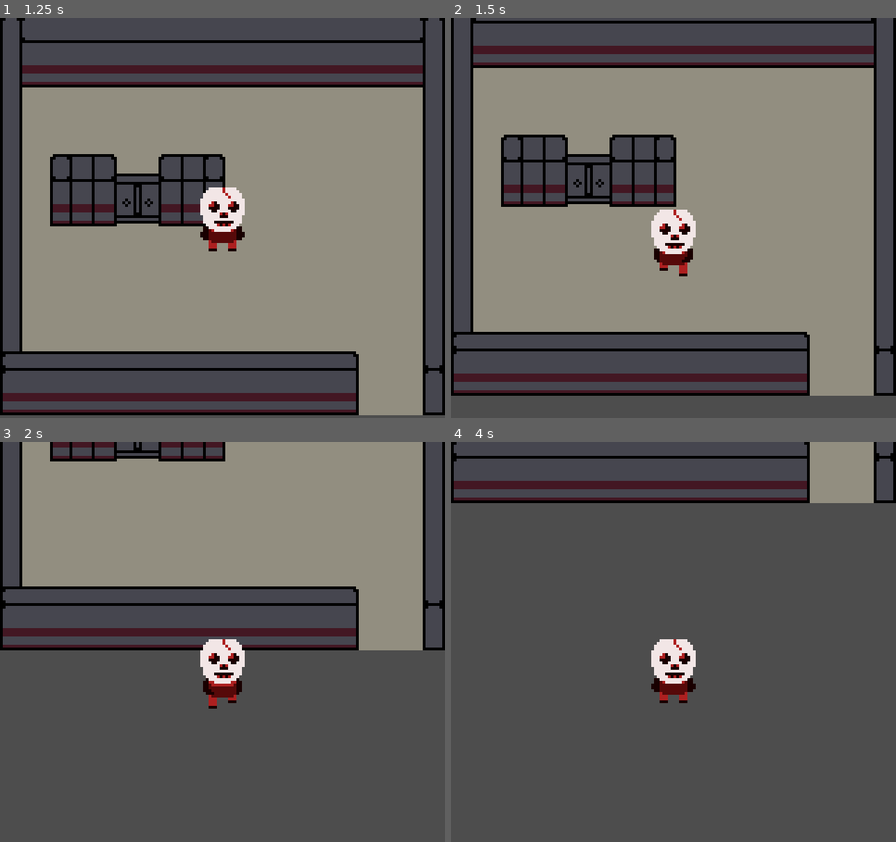
Above: before the commit, frames 1-4 (two rows, left to right).
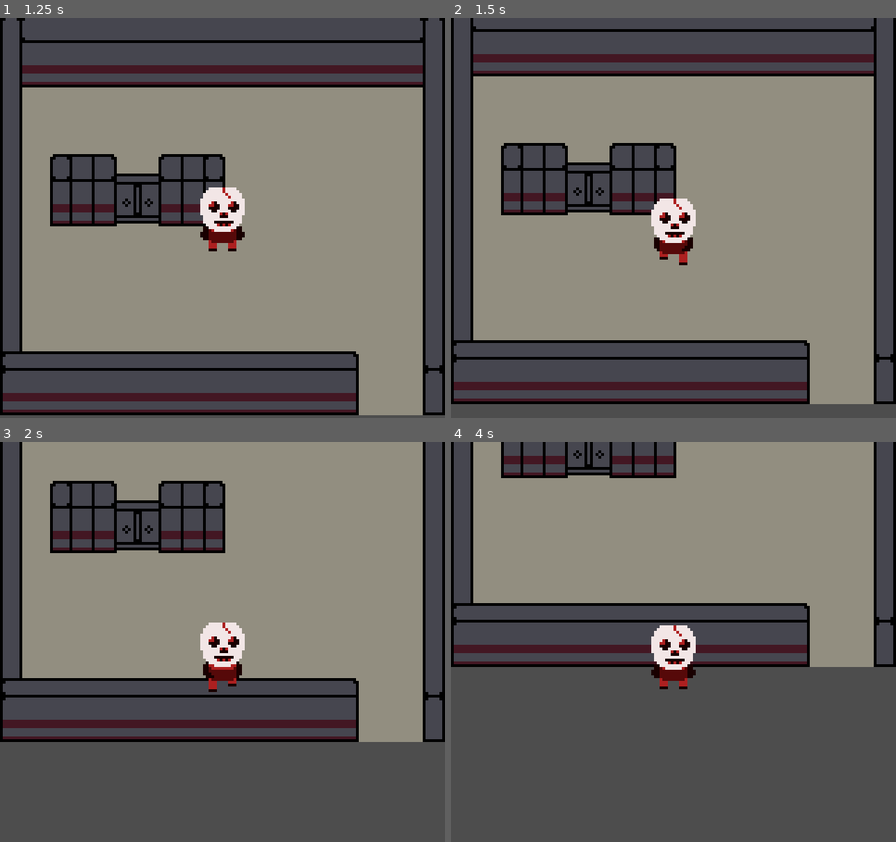
Above: after the commit, the same moments.

Repository: WillGuerreiros/GBJAM12
Game: Godot game, scene res://scenes/teste.tscn
Two runs of this game, one before a commit and one after it. Both use one fixed random seed, a clock stepped at 60 frames per second and the inputs below.
Inputs:
- Up to frame 1 (1.25 s): no input
- Up to frame 2 (1.5 s): tap Enter at 1.25 s; hold Down (down_button) from 1.28 s (still down)
- Up to frame 3 (2 s): keep holding Down (down_button)
- Up to frame 4 (4 s): release Down (down_button) at 2.03 s; hold Down (down_button) from 3.53 s (still down)

Frame 1 is identical in both runs. In frame 2, 22% of the frame differs, in the area x 0-100%, y 0-97%; in frame 3, 34%; in frame 4, 41%, in the area x 0-100%, y 0-66%.

Commit message:
movement

Diff:
--- a/scenes/player.tscn
+++ b/scenes/player.tscn
@@ -61,7 +61,7 @@
 [node name="player" type="CharacterBody2D" groups=["Player"]]
 motion_mode = 1
 script = ExtResource("1_7lprj")
-speed = 100.0
+speed = 50.0
 accel = 1.0
 
 [node name="spriteanim" type="AnimatedSprite2D" parent="."]
